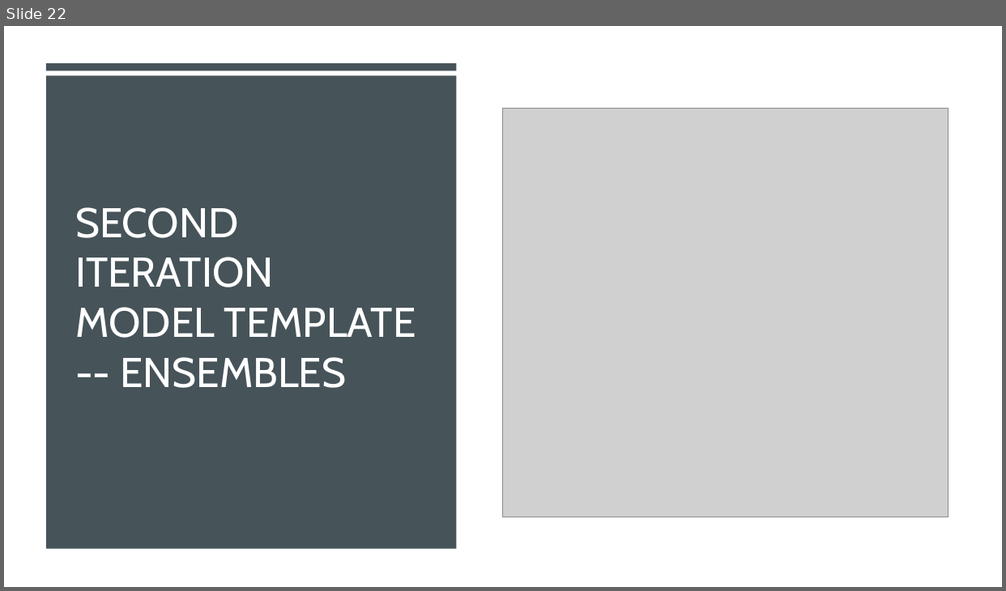
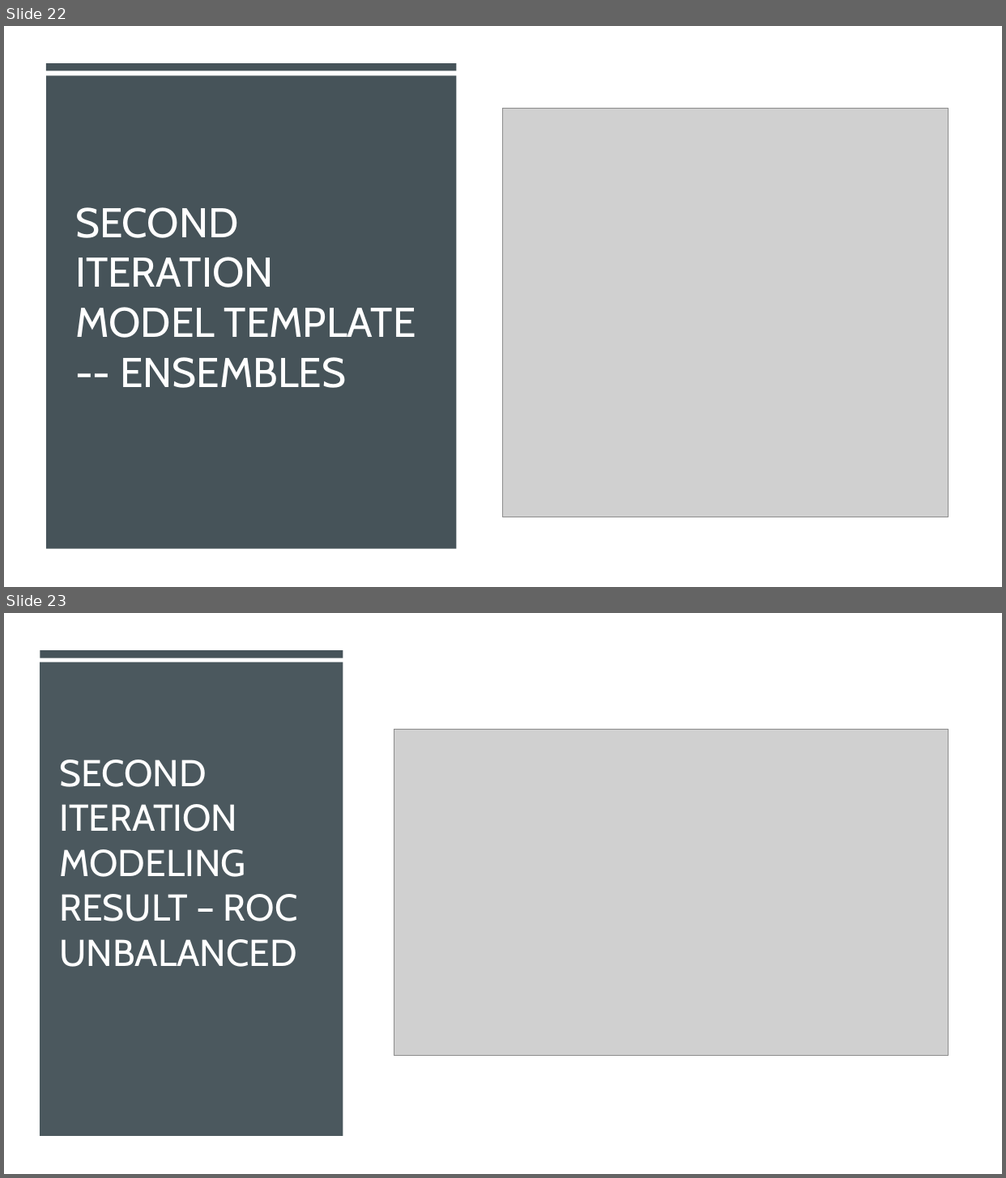
Before and after one commit to SvenWeiss-HDM/Classification, a slide deck: HDM Data Science v0226 _copySven.pptx. Shown one above the other, each under a label of ours: slide 22 before the commit, slides 22 and 23 after it. The pictures are 1006x591 and 1006x1178 pixels, drawn with LibreOffice and Linux fonts; fonts in the diff are those of the drawing; grey boxes stand for pictures. Boxes give left, top, right and bottom in pixels: in the first picture for what was removed or moved away, otherwise in the second. Text is boxed around its words. In the diff, an @@ line names an element or a change of style, - is before the commit and + after.

```diff
--- a/HDM Data Science v0226 _copySven.pptx
+++ b/HDM Data Science v0226 _copySven.pptx
@@ slide 23 added at bbox=[4, 613, 1002, 1174], background #FFFFFF @@
@@ rectangle added at bbox=[4, 613, 1002, 1174], fill #FFFFFF @@
@@ rectangle added at bbox=[40, 650, 343, 658], fill #465359 @@
@@ rectangle added at bbox=[40, 662, 343, 1136], fill #465359 at 97% opacity @@
@@ picture added at bbox=[394, 729, 948, 1055] @@
@@ title added at bbox=[59, 760, 298, 967], 36 pt, text #FFFFFF @@
+SECOND ITERATION
+MODELING RESULT – ROC UNBALANCED
```
Also in this commit, not shown: 2 slides changed, 1 other slide added, 1 other file.
